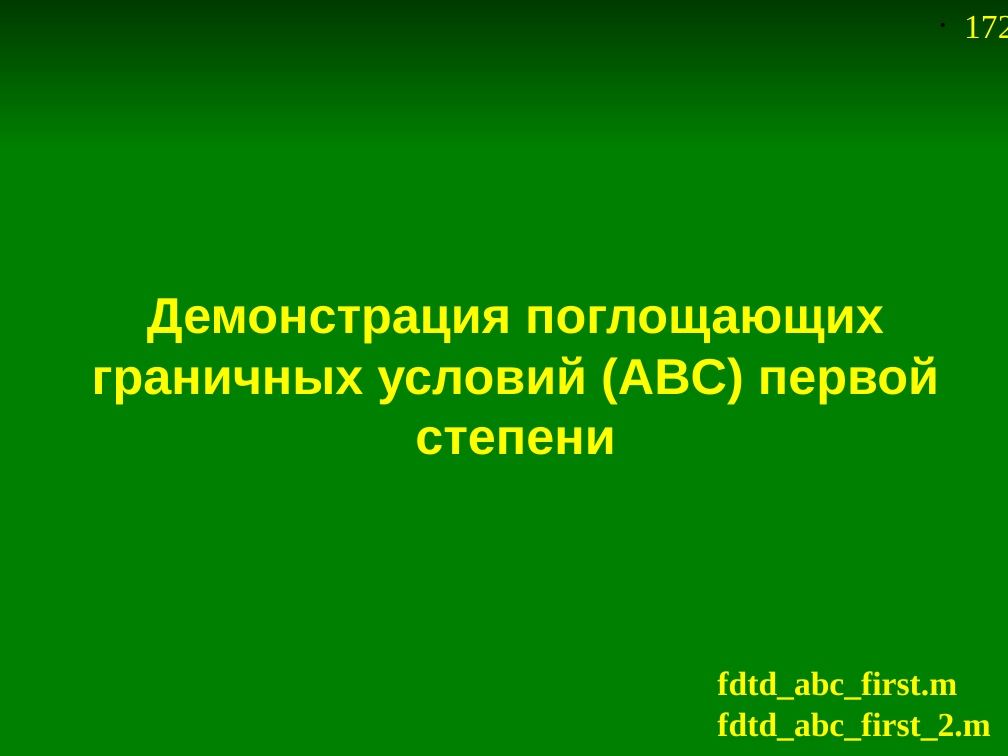
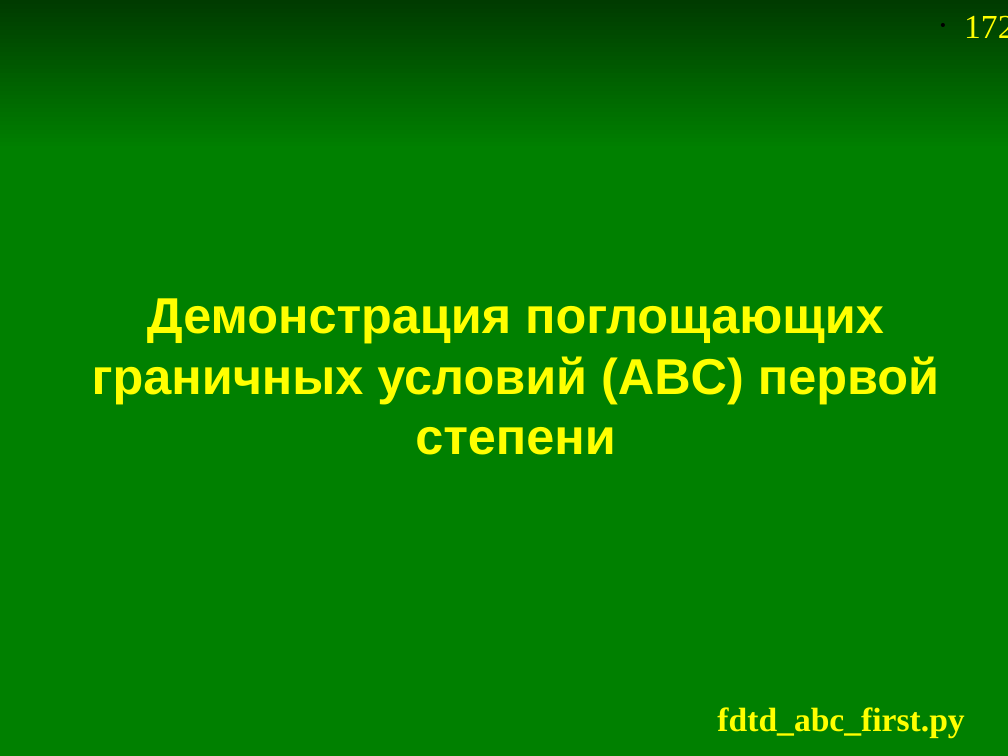
Before and after one commit to andris0147sv/modelling, a slide deck: slide 172 of presentations/2. FDTD.odp. Drawn at 1008x756 pixels with LibreOffice and Linux fonts; fonts in the diff are those of the drawing. Boxes give left, top, right and bottom in pixels: in the first picture for what was removed or moved away, otherwise in the second. Text is boxed around its words. In the diff, an @@ line names an element or a change of style, - is before the commit and + after.

```diff
--- a/presentations/2. FDTD.odp
+++ b/presentations/2. FDTD.odp
@@ text at (x1=717, y1=707, x2=964, y2=738): text changed @@
-fdtd_abc_first.m
-fdtd_abc_first_2.m
+fdtd_abc_first.py
```
Also in this commit, not shown: 29 other slides changed.
